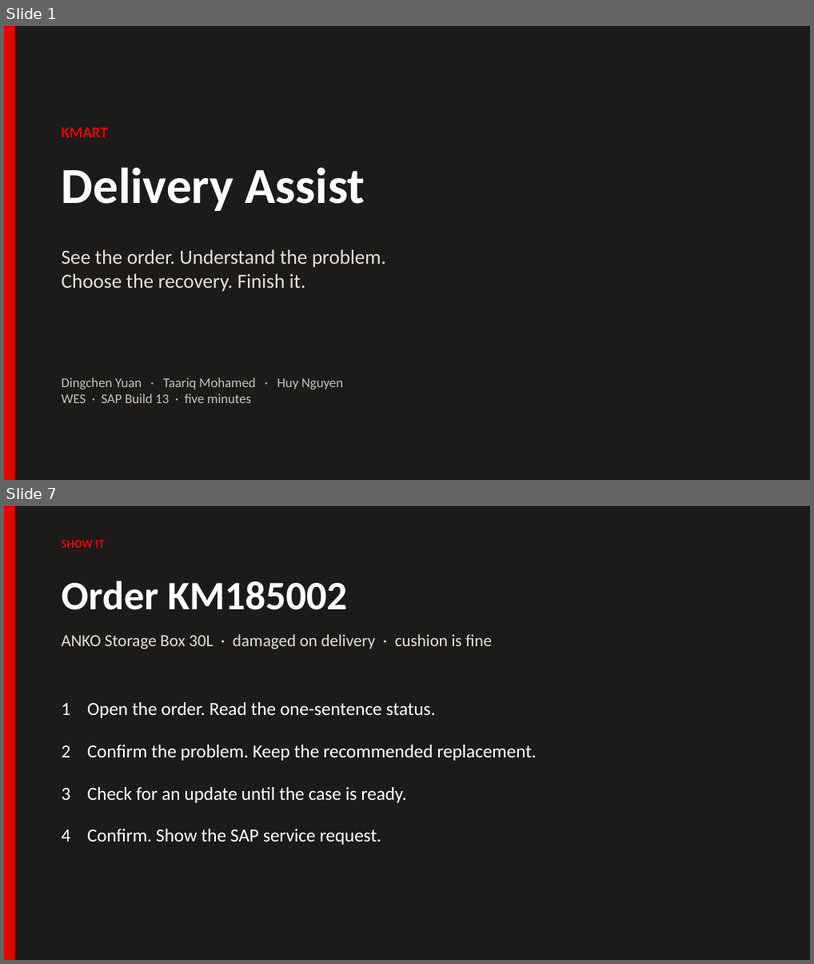
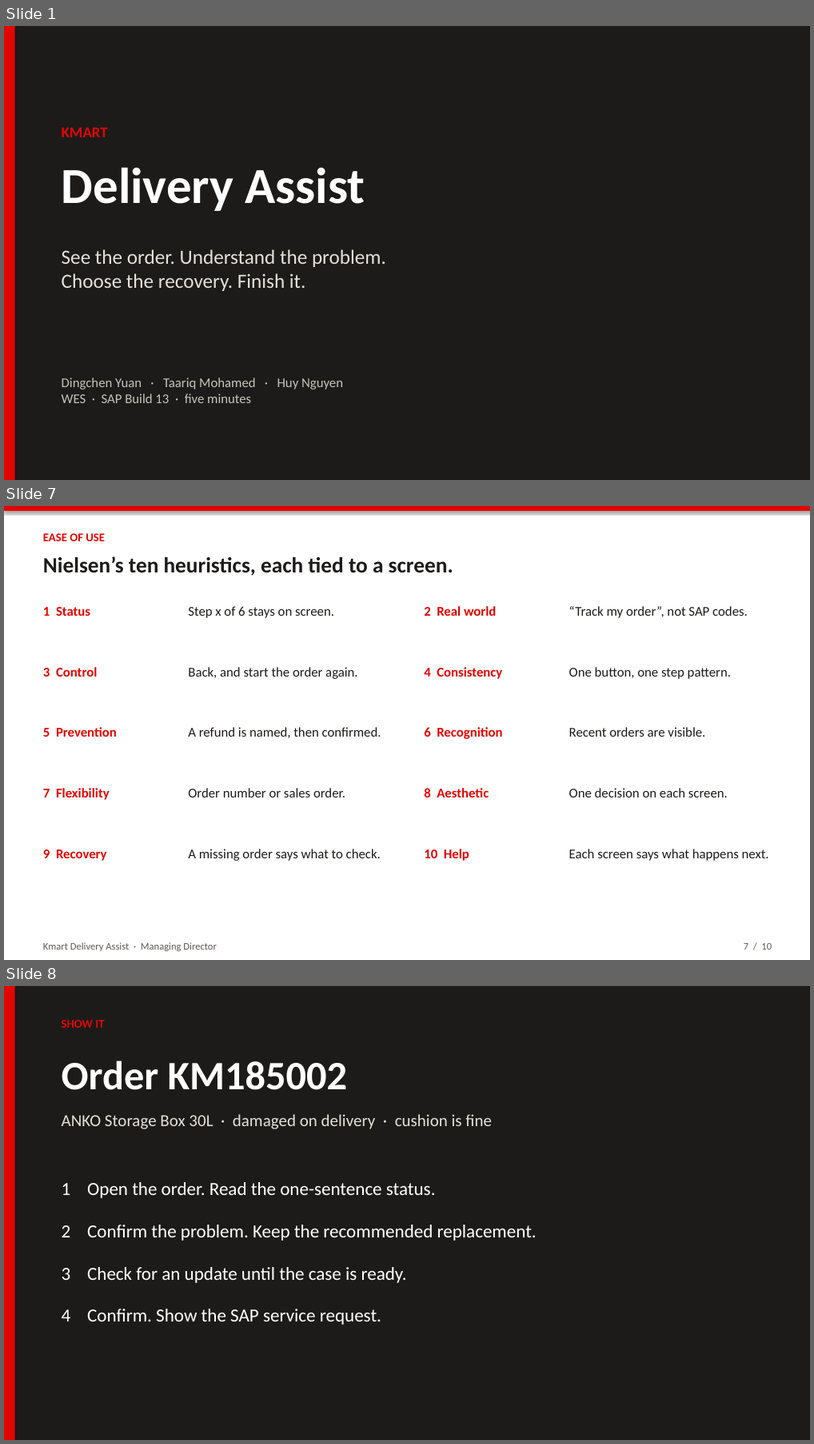
Before and after one commit to Dingchen-Yuan/A3, a slide deck: pitch/Kmart-Delivery-Assist-Lab12.pptx. Shown one above the other, each under a label of ours: slides 1 and 7 before the commit, slides 1, 7 and 8 after it; the slides between them are not shown. The pictures are 814x964 and 814x1444 pixels, drawn with LibreOffice and Linux fonts; fonts in the diff are those of the drawing. Boxes give left, top, right and bottom in pixels: in the first picture for what was removed or moved away, otherwise in the second. Text is boxed around its words. In the diff, an @@ line names an element or a change of style, - is before the commit and + after.

```diff
--- a/pitch/Kmart-Delivery-Assist-Lab12.pptx
+++ b/pitch/Kmart-Delivery-Assist-Lab12.pptx
@@ slide 7 added at (4, 506, 810, 960), background #FFFFFF @@
@@ rectangle added at (4, 506, 810, 960), fill #FFFFFF @@
@@ rectangle added at (4, 506, 810, 511), fill #E10600 @@
@@ text added at (43, 533, 105, 541), 14 pt, text #E10600, bold @@
+EASE OF USE
@@ text added at (43, 556, 454, 576), 26 pt, text #1C1B1A, bold @@
+Nielsen’s ten heuristics, each tied to a screen.
@@ text added at (43, 607, 90, 616), 16 pt, text #E10600, bold @@
+1 Status
@@ text added at (188, 606, 334, 618), 16 pt, text #1C1B1A @@
+Step x of 6 stays on screen.
@@ text added at (424, 606, 496, 616), 16 pt, text #E10600, bold @@
+2 Real world
@@ text added at (570, 606, 748, 618), 16 pt, text #1C1B1A @@
+“Track my order”, not SAP codes.
@@ text added at (43, 667, 97, 676), 16 pt, text #E10600, bold @@
+3 Control
@@ text added at (188, 667, 358, 679), 16 pt, text #1C1B1A @@
+Back, and start the order again.
@@ text added at (424, 667, 502, 679), 16 pt, text #E10600, bold @@
+4 Consistency
@@ text added at (570, 667, 731, 679), 16 pt, text #1C1B1A @@
+One button, one step pattern.
@@ text added at (43, 727, 117, 736), 16 pt, text #E10600, bold @@
+5 Prevention
@@ text added at (188, 727, 382, 738), 16 pt, text #1C1B1A @@
+A refund is named, then confirmed.
@@ text added at (424, 727, 502, 739), 16 pt, text #E10600, bold @@
+6 Recognition
@@ text added at (570, 727, 706, 736), 16 pt, text #1C1B1A @@
+Recent orders are visible.
@@ text added at (43, 788, 110, 800), 16 pt, text #E10600, bold @@
+7 Flexibility
@@ text added at (188, 788, 346, 797), 16 pt, text #1C1B1A @@
+Order number or sales order.
@@ text added at (424, 788, 489, 797), 16 pt, text #E10600, bold @@
+8 Aesthetic
@@ text added at (570, 788, 728, 797), 16 pt, text #1C1B1A @@
+One decision on each screen.
@@ text added at (43, 849, 107, 860), 16 pt, text #E10600, bold @@
+9 Recovery
@@ text added at (188, 848, 381, 860), 16 pt, text #1C1B1A @@
+A missing order says what to check.
@@ text added at (424, 848, 470, 860), 16 pt, text #E10600, bold @@
+10 Help
@@ text added at (570, 848, 770, 860), 16 pt, text #1C1B1A @@
+Each screen says what happens next.
@@ text added at (43, 942, 217, 951), 12 pt, text #5E5A55 @@
+Kmart Delivery Assist · Managing Director
@@ text added at (744, 943, 772, 949), 12 pt, text #5E5A55 @@
+7 / 10
@@ what was slide 7 is now slide 8 @@
```
Also in this commit, not shown: 6 slides changed, 8 other files.
